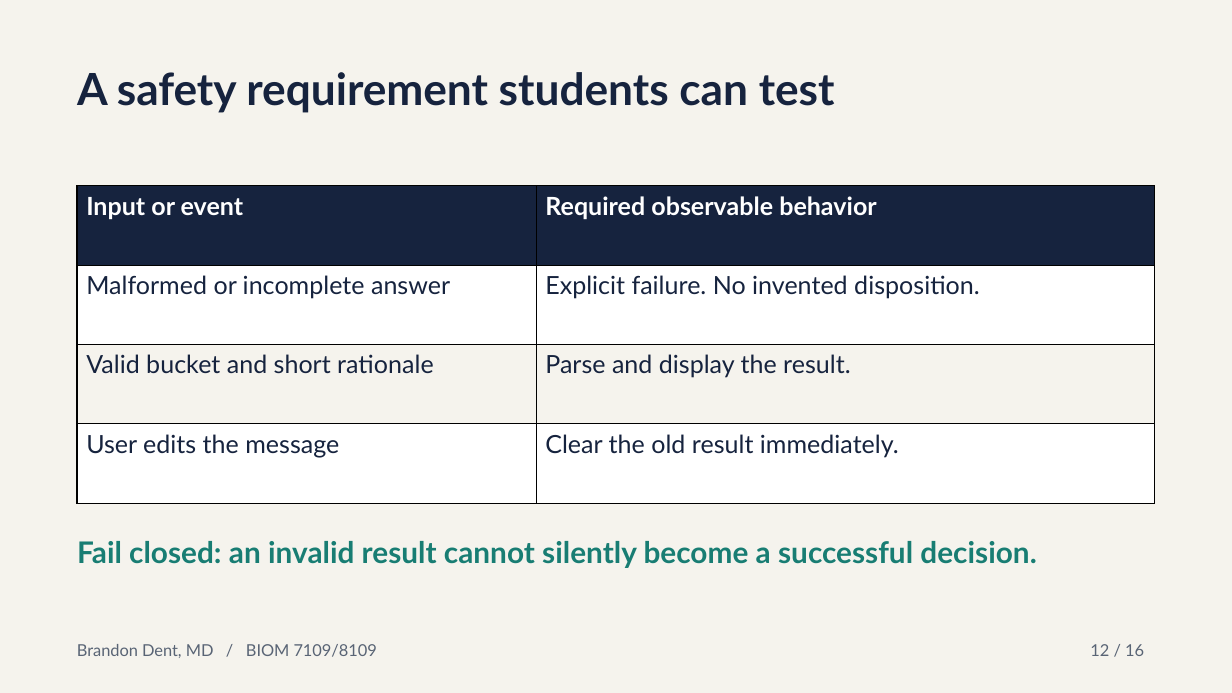
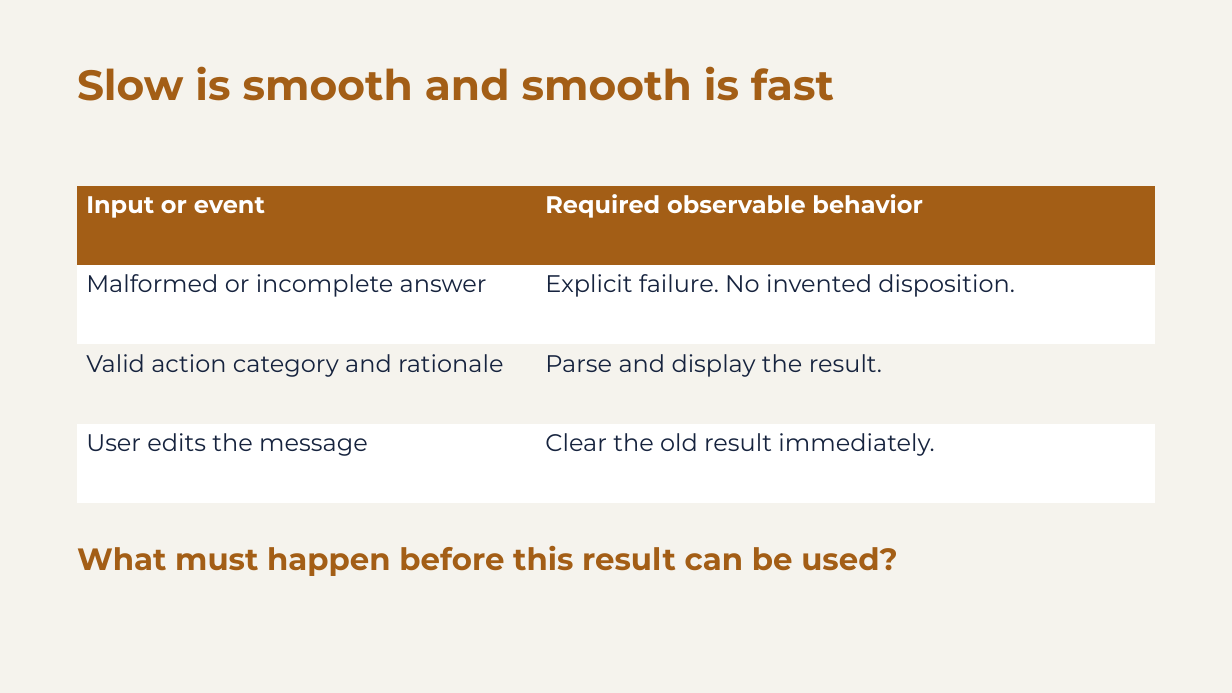
Before and after one commit to bGOATnote/goatnote-disposition, a slide deck: slide 12 of presentation/GOATnote-Clinical-AI-Lessons-for-Biomedical-Engineers-Student-Edition.pptx. Drawn at 1232x693 pixels with LibreOffice and Linux fonts; fonts in the diff are those of the drawing. Boxes give left, top, right and bottom in pixels: in the first picture for what was removed or moved away, otherwise in the second. Text is boxed around its words. In the diff, an @@ line names an element or a change of style, - is before the commit and + after.

Commit message:
Refine student deck around four colored ideas in Montserrat

```diff
--- a/presentation/GOATnote-Clinical-AI-Lessons-for-Biomedical-Engineers-Student-Edition.pptx
+++ b/presentation/GOATnote-Clinical-AI-Lessons-for-Biomedical-Engineers-Student-Edition.pptx
@@ text removed at [77, 72, 835, 113] @@
-A safety requirement students can test
@@ text added at [77, 66, 834, 101], 33 pt, text #A35E16, bold @@
+Slow is smooth and smooth is fast
@@ table at [77, 186, 1155, 489] @@
-row 3, column 1: Valid bucket and short rationale
+row 3, column 1: Valid action category and rationale
@@ fill #16233E to #A35E16 in row 1 @@
@@ size 19.5 to 18.8 pt, font Lato to Montserrat in "Input or event", "Required observable behavior", "Malformed or incomplete answer", "Explicit failure. No invented disposition." and 3 more places @@
@@ text removed at [77, 541, 1036, 568] @@
-Fail closed: an invalid result cannot silently become a successful decision.
@@ text added at [77, 545, 897, 576], 24 pt, text #A35E16, bold @@
+What must happen before this result can be used?
@@ text removed at [77, 644, 377, 658] @@
-Brandon Dent, MD / BIOM 7109/8109
@@ text removed at [1090, 644, 1144, 656] @@
-12 / 16
```
Also in this commit, not shown: 3 other slides changed, 12 slides added, 12 slides removed, 3 other files.
